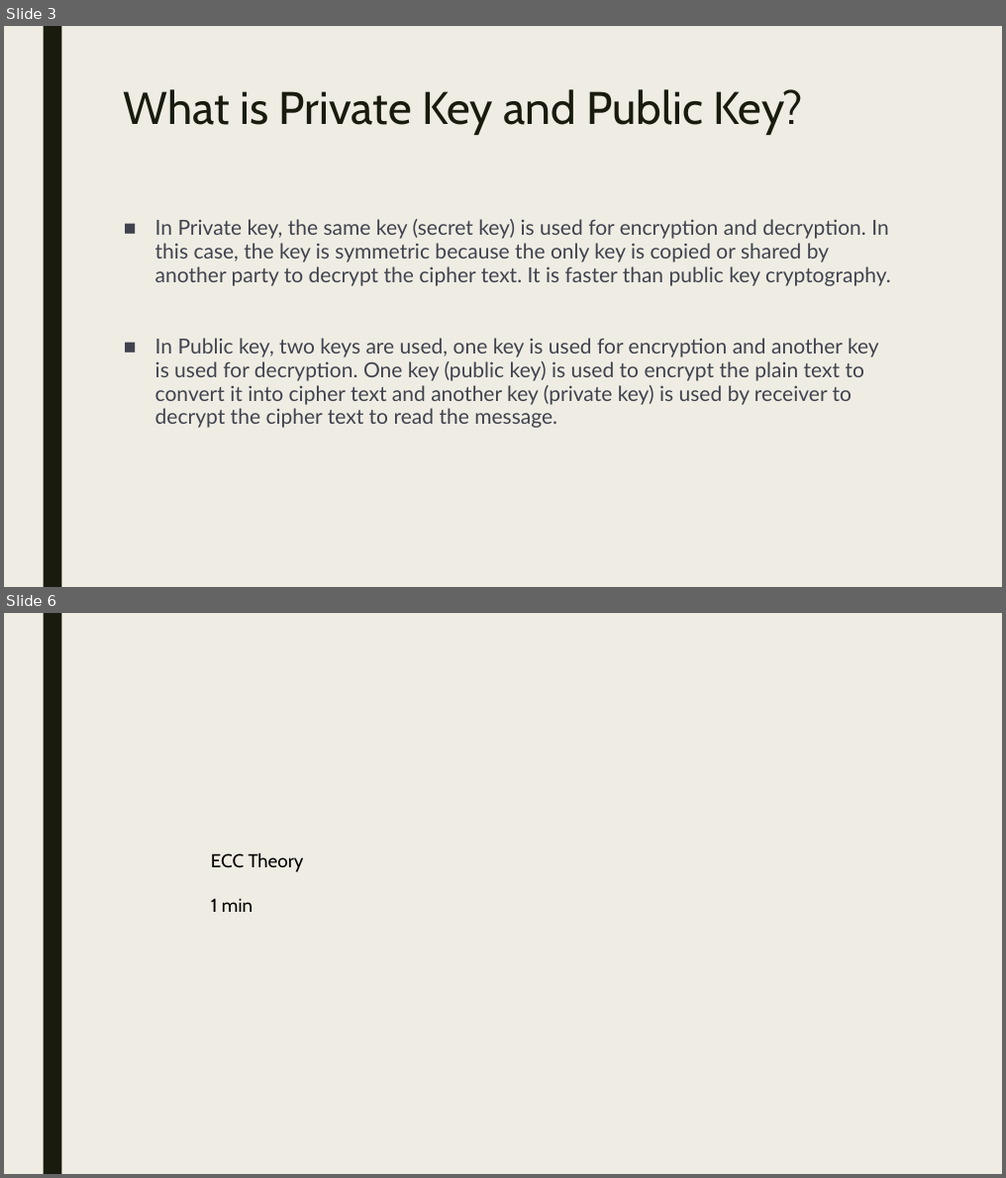
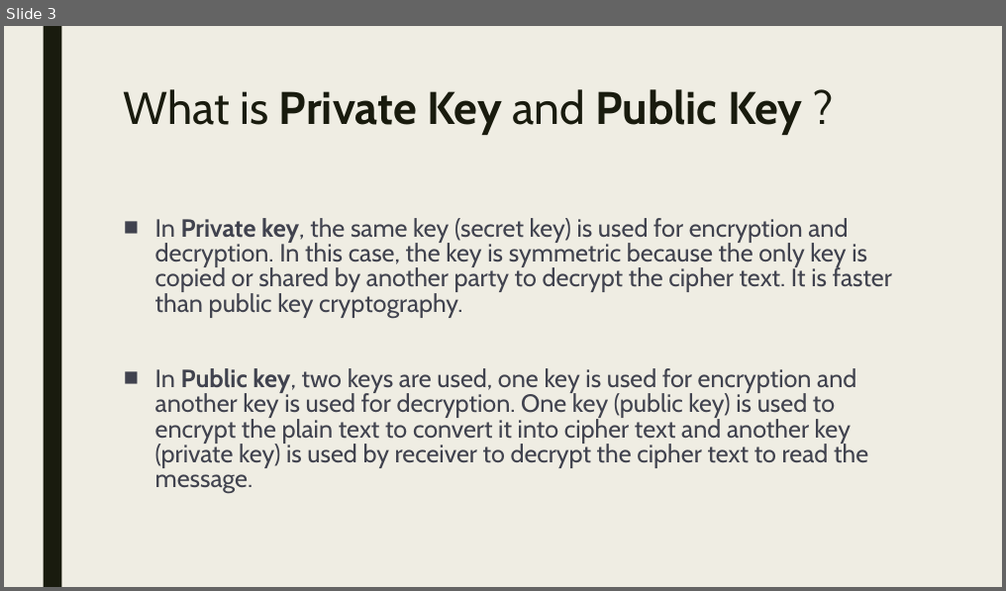
Before and after one commit to Jaidev810/ECC-Cipher, a slide deck: Ecc Cipher.pptx. Shown one above the other, each under a label of ours: slides 3 and 6 before the commit, slide 3 after it; the slides between them are not shown. The pictures are 1006x1178 and 1006x591 pixels, drawn with LibreOffice and Linux fonts; fonts in the diff are those of the drawing. Boxes give left, top, right and bottom in pixels: in the first picture for what was removed or moved away, otherwise in the second. Text is boxed around its words. In the diff, an @@ line names an element or a change of style, - is before the commit and + after.

```diff
--- a/Ecc Cipher.pptx
+++ b/Ecc Cipher.pptx
@@ slide 6 removed at <box>4,613,1002,1174</box>, background #EFEDE3; not listed: 1 template element that a slide beside it also shows @@
@@ text removed at <box>211,853,304,912</box> @@
-ECC Theory
-1 min
@@ slide 3 changed as well @@
@@ title at <box>124,89,802,135</box>: text changed; bold on @@
-What is Private Key and Public Key?
+What is Private Key and Public Key ?
@@ text "In Private key, the same ..." at <box>155,218,892,494</box>: size 20 to 24 pt, font Lato to Cabin; bold on in "Private key,", "Public key,"; line spacing 0.94 to 0.84 @@
```
Also in this commit, not shown: 2 other slides changed, 4 slides added, 4 other slides removed.
